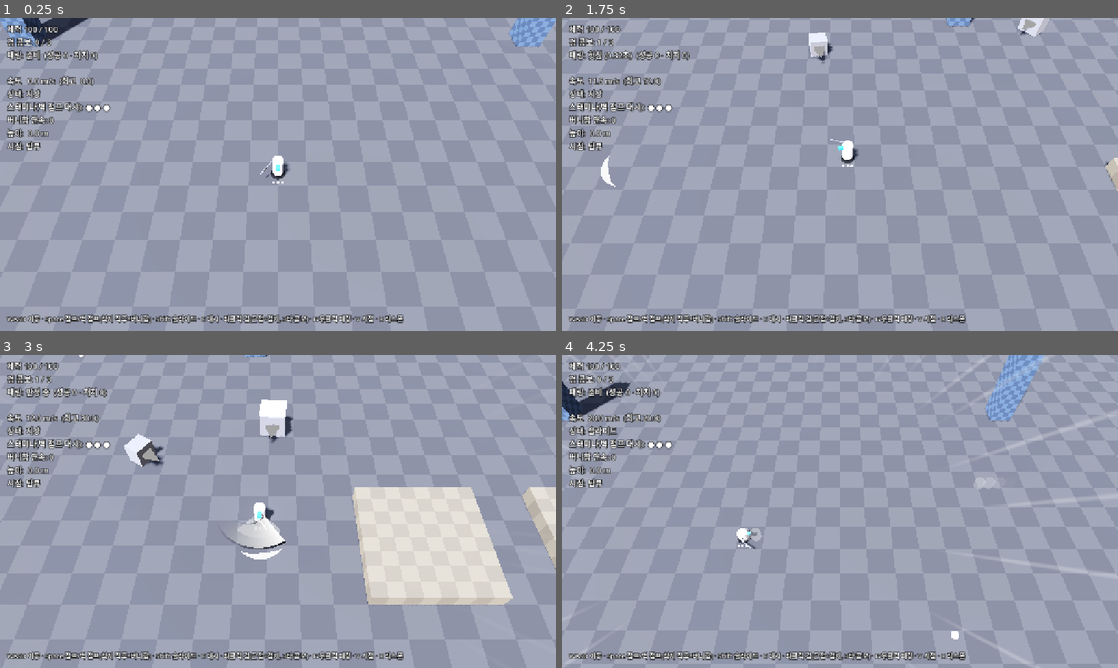
Above: before the commit, frames 1-4 (two rows, left to right).
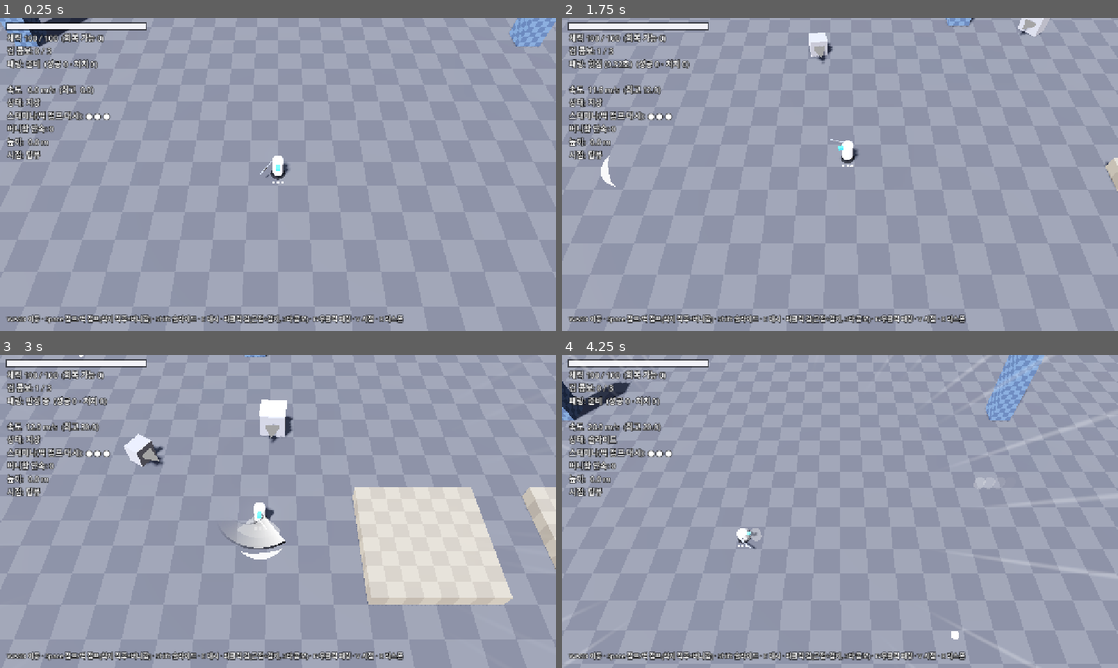
Above: after the commit, the same moments.

Repository: jh4317/newgame-project
Game: Godot game, scene res://scenes/movement_proto.tscn
The game is run twice, just before and just after one commit, with the same random seed, the same clock (stepped at 60 frames per second) and the same inputs.
Inputs (mouse positions are in pixels of both pictures, inside the frame that each line leads up to):
- Up to frame 1 (0.25 s): no input
- Up to frame 2 (1.75 s): tap Enter at 0.5 s; move the mouse to (962, 158) at 0.52 s; hold D (move_right) 0.53-1.28 s; tap F (parry) at 0.6, 1.55 s; click (962, 158) at 0.67 s; tap Space (jump) at 0.77, 1.52 s; move the mouse to (728, 190) at 1.27 s; hold S (move_back) from 1.28 s (still down); click (728, 190) at 1.35 s
- Up to frame 3 (3 s): move the mouse to (333, 442) at 2.02 s; release S (move_back) at 2.03 s; hold D (move_right) 2.03-2.78 s; tap E (dash) at 2.1 s; tap F (parry) at 2.3, 2.85 s; move the mouse to (250, 574) at 2.77 s; hold W (move_forward) from 2.78 s (still down); click (250, 574) at 2.92 s
- Up to frame 4 (4.25 s): tap Space (jump) at 3.02, 3.77 s; move the mouse to (1006, 558) at 3.52 s; release W (move_forward) at 3.53 s; hold A (move_left) from 3.53 s (still down); hold Shift (slide) from 3.53 s (still down); tap F (parry) at 3.8 s; tap R (restart) at 4.15 s

The runs differ from the first frame. In frame 1, 3.9% of the frame differs, in the area x 1-27%, y 1-46%; in frame 2, 4.1%; in frame 3, 4.0%; in frame 4, 4.0%.

Commit message:
Add recoverable health that rewards aggressive counterattacks
- 70% of damage taken becomes recoverable health, held for 2s after the
  last hit or regain, then drains at 30/s
- Landing hits wins it back: melee 15, finisher 24, reflect 12, sword
  wave 3, big wave 4 (close-range play recovers the most)
- Route kill/parry/ink-pull heals through player.heal()
- HUD health bar: white = current, gray = recoverable
- Document values in GDD 5.1

Co-Authored-By: Claude Opus 5.5 <noreply@anthropic.com>

Diff:
--- a/scripts/combat/sword.gd
+++ b/scripts/combat/sword.gd
@@ -150,7 +150,7 @@
 			bonus = ink.call("consume")
 		var killed: bool = e.call("take_damage", dmg + bonus)
 		if killed:
-			player.set("health", minf(float(player.get("max_health")), float(player.get("health")) + melee_kill_heal))
+			player.call("heal", melee_kill_heal)
 		elif ink:
 			ink.call("add", ink_finisher if finisher else ink_melee)
 		if bonus > 0.0:
--- a/scripts/player/player_controller.gd
+++ b/scripts/player/player_controller.gd
@@ -69,6 +69,11 @@
 @export var parry_heal := 10.0
 @export var parry_aim_assist_deg := 25.0  # 이 각도 안의 적에게 반사탄을 보정
 
+@export_group("Recoverable Health")  ## GDD 5.1: 피격 대미지 일부를 반격으로 되찾는다
+@export var recoverable_ratio := 0.7      # 받은 대미지 중 되찾을 수 있는 비율
+@export var recoverable_window := 2.0     # 마지막 피격 또는 되찾기 뒤 이 시간 동안 유지
+@export var recoverable_decay := 30.0     # 그 뒤 초당 이만큼 사라진다
+
 @export_group("Speed FX")
 @export var afterimage_speed := 17.0     # 이 속도 이상(또는 대시 중)이면 잔상
 @export var afterimage_interval := 0.035
@@ -85,6 +90,8 @@
 
 var bhop_chain := 0  # 연속 버니합 횟수 (HUD 표시용)
 var health := 100.0
+var recoverable := 0.0  ## 반격하면 되찾을 수 있는 체력 (health 위에 쌓인다)
+var _recoverable_hold := 0.0
 var parry_count := 0
 var _parry_left := 0.0
 var _parry_cooldown_left := 0.0
@@ -163,9 +170,28 @@
 	if is_invulnerable():
 		return
 	health -= amount
+	recoverable = minf(recoverable + amount * recoverable_ratio, max_health - maxf(health, 0.0))
+	_recoverable_hold = recoverable_window
 	damaged.emit(amount)
 	if health <= 0.0:
 		respawn()
+
+
+## 공격을 맞혔다: 회복 가능 체력에서 amount만큼 되찾는다. 실제로 되찾은 양을 돌려준다
+func recover(amount: float) -> float:
+	var got := minf(amount, recoverable)
+	if got <= 0.0:
+		return 0.0
+	health += got
+	recoverable -= got
+	_recoverable_hold = recoverable_window
+	return got
+
+
+## 체력 회복(근접 처치·패링·끌어당김): 회복 가능 체력을 먼저 채운 것으로 친다
+func heal(amount: float) -> void:
+	health = minf(max_health, health + amount)
+	recoverable = minf(recoverable, max_health - health)
 
 
 ## 지금 바로 쓸 수 있는 스태미나 칸 수
@@ -178,6 +204,7 @@
 	velocity = Vector3.ZERO
 	stamina = stamina_max
 	health = max_health
+	recoverable = 0.0
 	_dash_left = 0.0
 	_invuln_left = 0.0
 	_parry_left = 0.0
@@ -212,6 +239,9 @@
 		_since_floor += delta
 	_dash_cooldown_left = maxf(0.0, _dash_cooldown_left - delta)
 	_invuln_left = maxf(0.0, _invuln_left - delta)
+	_recoverable_hold -= delta
+	if _recoverable_hold <= 0.0:
+		recoverable = maxf(0.0, recoverable - recoverable_decay * delta)
 
 	var hvel := Vector3(velocity.x, 0.0, velocity.z)
 
@@ -349,7 +379,7 @@
 func _parry_success(source: Node) -> void:
 	_parry_hit = true
 	parry_count += 1
-	health = minf(max_health, health + parry_heal)
+	heal(parry_heal)
 	parried.emit(source)
 
 
--- a/scripts/proto/movement_arena.gd
+++ b/scripts/proto/movement_arena.gd
@@ -29,6 +29,15 @@
 const PULL_GAP := 2.6          # 중심 적에게서 이만큼 떨어진 자리로
 const PULL_HEAL := 25.0
 const PULL_CHAIN_INK := 30.0   # 끌려온 적에게도 먹이 묻는다
+
+## 적중마다 되찾는 회복 가능 체력 (GDD 5.1). 근접이 원거리보다 많다
+const RECOVER_ON_HIT := {
+	"melee": 15.0,
+	"finisher": 24.0,
+	"wave": 3.0,
+	"wave_big": 4.0,
+	"reflect": 12.0,
+}
 
 ## 먹 스타일 점수 (GDD 5.2)
 const STYLE := {
@@ -168,6 +177,8 @@
 	dir.y = 0.0
 	dir = dir.normalized() if dir.length() > 0.01 else Vector3(0, 0, -1)
 	_style(kind)
+	# 반격으로 회복 가능 체력을 되찾는다: 가까이 붙어 벨수록 많이 (GDD 5.1)
+	_recover(float(RECOVER_ON_HIT.get(kind, 0.0)))
 	var sword: Node = player.get("sword")
 	match kind:
 		"finisher":
@@ -218,6 +229,7 @@
 ## 반사탄이 적에게 맞았다 (projectile.gd → 그룹 "combat_events")
 func on_reflect_hit(enemy: Node, _killed: bool, ink_full: bool) -> void:
 	_style("reflect")
+	_recover(float(RECOVER_ON_HIT["reflect"]))
 	if ink_full:
 		_ink_pull(enemy)
 
@@ -242,14 +254,19 @@
 		if ink:
 			ink.call("add", PULL_CHAIN_INK)
 	ink_pulls += 1
-	var heal := minf(PULL_HEAL, float(player.get("max_health")) - float(player.get("health")))
-	player.set("health", float(player.get("health")) + maxf(heal, 0.0))
+	player.call("heal", PULL_HEAL)
 	hit_fx.call("ink_pull", center, from_points)
 	hit_fx.call("heal_text", player.global_position, PULL_HEAL)
 	_style("pull")
 	fx.call("hitstop", 0.06)
 	_big_moment(center + Vector3.UP * 1.2, 0.12, -6.0, 130.0)
 	_feedback(0.35, 0.0)
+
+
+func _recover(amount: float) -> void:
+	var got: float = player.call("recover", amount)
+	if got >= 1.0:
+		hit_fx.call("heal_text", player.global_position, got)
 
 
 ## target 바로 아래 바닥 높이 (없으면 fallback)
--- a/scripts/ui/movement_hud.gd
+++ b/scripts/ui/movement_hud.gd
@@ -7,11 +7,29 @@
 var _info: Label
 var _crosshair: Label
 var _top_speed := 0.0
+## 체력 막대: 흰색 = 현재 체력, 회색 = 회복 가능 체력 (붉은색은 경고 전용이라 쓰지 않는다)
+const BAR_SIZE := Vector2(320, 14)
+var _bar_health: ColorRect
+var _bar_recover: ColorRect
 
 
 func _ready() -> void:
+	var bg := ColorRect.new()
+	bg.color = Color(0, 0, 0, 0.6)
+	bg.position = Vector2(14, 10)
+	bg.size = BAR_SIZE + Vector2(4, 4)
+	add_child(bg)
+	_bar_recover = ColorRect.new()
+	_bar_recover.color = Color(0.55, 0.55, 0.58)
+	_bar_recover.position = Vector2(16, 12)
+	add_child(_bar_recover)
+	_bar_health = ColorRect.new()
+	_bar_health.color = Color(0.95, 0.95, 0.97)
+	_bar_health.position = Vector2(16, 12)
+	add_child(_bar_health)
+
 	_info = _make_label(18)
-	_info.position = Vector2(16, 12)
+	_info.position = Vector2(16, 32)
 	add_child(_info)
 
 	_crosshair = _make_label(28)
@@ -42,11 +60,15 @@
 		dots += "(회복 %d%%)" % int((stamina - pips) * 100.0)
 	var chain: int = player.get("bhop_chain")
 	var hp: float = player.get("health")
+	var rec: float = player.get("recoverable")
+	var max_hp: float = player.get("max_health")
+	_bar_health.size = Vector2(BAR_SIZE.x * clampf(hp / max_hp, 0.0, 1.0), BAR_SIZE.y)
+	_bar_recover.size = Vector2(BAR_SIZE.x * clampf((hp + rec) / max_hp, 0.0, 1.0), BAR_SIZE.y)
 	var sword: Node = player.get("sword")
 	var combo: int = sword.get("combo") if sword else 0
-	_info.text = ("체력 %d / 100\n검 콤보: %d / 3\n패링: %s  (성공 %d · 처치 %d)\n\n속도 %5.1f m/s  (최고 %4.1f)\n상태: %s\n"
+	_info.text = ("체력 %d / 100  (회복 가능 %d)\n검 콤보: %d / 3\n패링: %s  (성공 %d · 처치 %d)\n\n속도 %5.1f m/s  (최고 %4.1f)\n상태: %s\n"
 		+ "스태미나(벽 점프·대시): %s\n버니합 연속: %d\n높이: %4.1f m\n시점: %s") % [
-		int(hp), combo, player.call("parry_status"), player.get("parry_count"), kills,
+		int(hp), int(rec), combo, player.call("parry_status"), player.get("parry_count"), kills,
 		speed, _top_speed, player.call("state_name"), dots, chain, player.global_position.y, mode_name]
 	_crosshair.visible = mode_name == "숄더뷰"
 	_crosshair.position = _crosshair.get_viewport_rect().size * 0.5 - _crosshair.size * 0.5
Not shown, changed: docs/GDD.md
